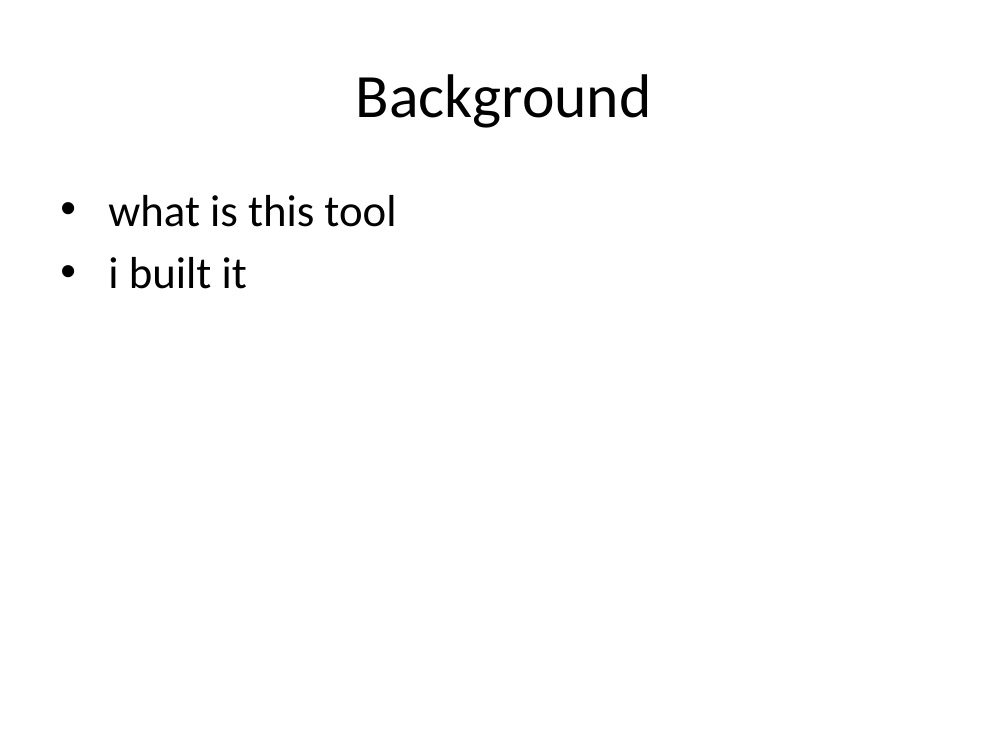
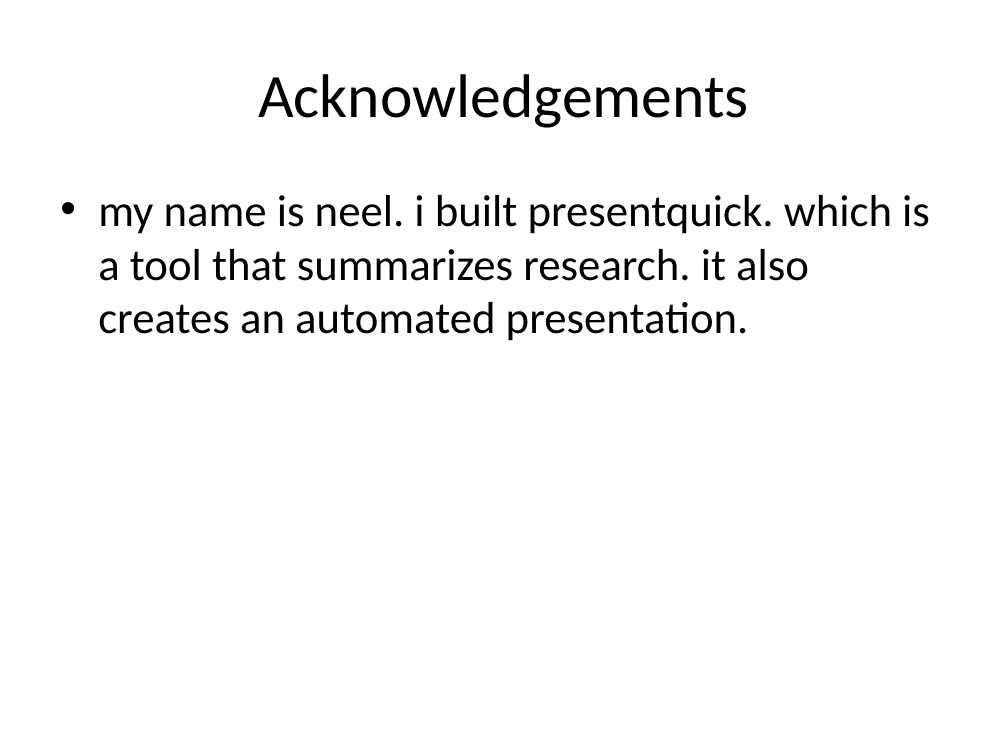
Before and after one commit to neeltron/PresentQuick, a slide deck: slide 8 of slide1.pptx (slide 2 before the commit). Drawn at 1008x756 pixels with LibreOffice and Linux fonts; fonts in the diff are those of the drawing. Boxes give left, top, right and bottom in pixels: in the first picture for what was removed or moved away, otherwise in the second. Text is boxed around its words. In the diff, an @@ line names an element or a change of style, - is before the commit and + after.

```diff
--- a/slide1.pptx
+++ b/slide1.pptx
@@ title at (x1=258, y1=74, x2=749, y2=128): text changed @@
-Background
+Acknowledgements
@@ text at (x1=98, y1=195, x2=930, y2=341): text changed @@
-• what is this tool
-• i built it
+• my name is neel. i built presentquick. which is a tool that summarizes research. it also creates an automated presentation.
```
Also in this commit, not shown: 2 other slides changed, 7 slides added, 1 other file.
